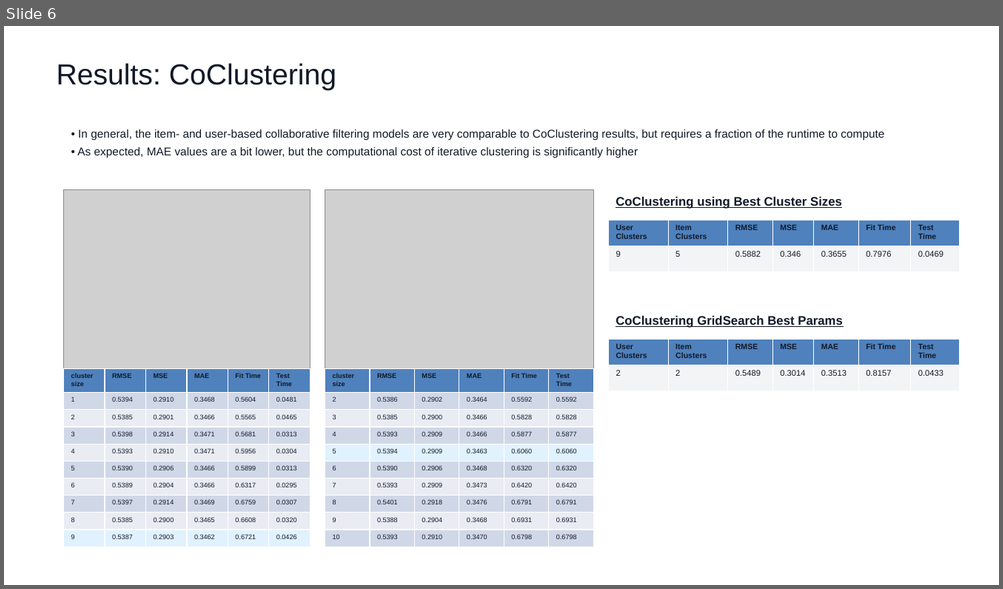
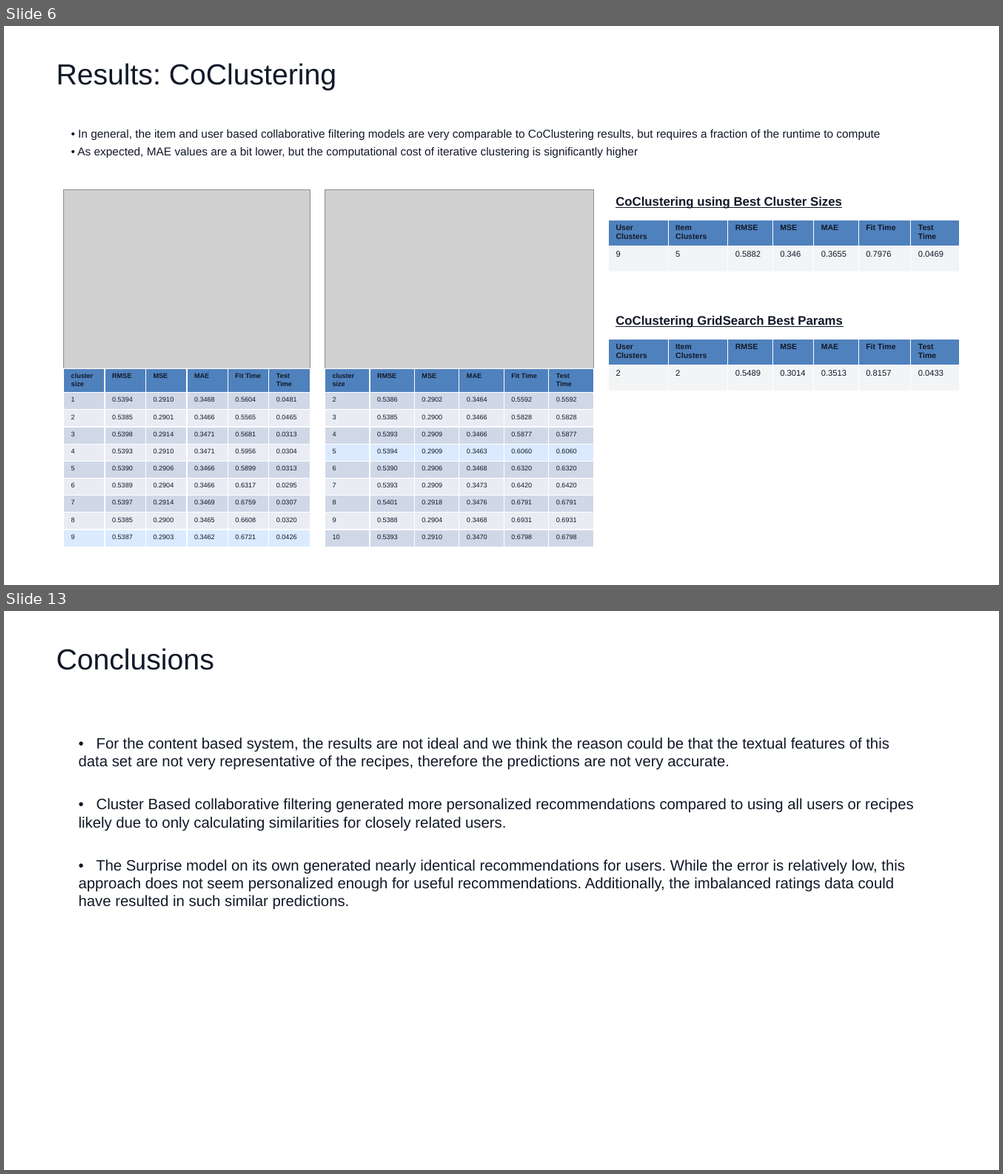
Before and after one commit to vidhyawalke/Recipe-Recommender-System, a slide deck: Recipe_Recommender_Presentation.pptx. Shown one above the other, each under a label of ours: slide 6 before the commit, slides 6 and 13 after it; the slides between them are not shown. The pictures are 1003x589 and 1003x1174 pixels, drawn with LibreOffice and Linux fonts; fonts in the diff are those of the drawing; grey boxes stand for pictures. Boxes give left, top, right and bottom in pixels: in the first picture for what was removed or moved away, otherwise in the second. Text is boxed around its words. In the diff, an @@ line names an element or a change of style, - is before the commit and + after.

```diff
--- a/Recipe_Recommender_Presentation.pptx
+++ b/Recipe_Recommender_Presentation.pptx
@@ slide 13 added at bbox=[4, 611, 999, 1170], background #FFFFFF @@
@@ rectangle added at bbox=[4, 611, 999, 1170], fill #FFFFFF, outline #FFFFFF 0.75 pt @@
@@ text added at bbox=[57, 648, 214, 670], 28 pt, text #111827 @@
+Conclusions
@@ text added at bbox=[79, 738, 913, 910], 14.5 pt, text #111827 @@
+• For the content based system, the results are not ideal and we think the reason could be that the textual features of this data set are not very representative of the recipes, therefore the predictions are not very accurate.
+• Cluster Based collaborative filtering generated more personalized recommendations compared to using all users or recipes likely due to only calculating similarities for closely related users.
+• The Surprise model on its own generated nearly identical recommendations for users. While the error is relatively low, this approach does not seem personalized enough for useful recommendations. Additionally, the imbalanced ratings data could have resulted in such similar predictions.
@@ slide 6 changed as well @@
@@ text at bbox=[78, 130, 879, 140]: text changed @@
-• In general, the item- and user-based collaborative filtering models are very comparable to CoClustering results, but requires a fraction of the runtime to compute
+• In general, the item and user based collaborative filtering models are very comparable to CoClustering results, but requires a fraction of the runtime to compute
```
Also in this commit, not shown: 5 other slides changed, 6 other slides added, 2 slides removed.
